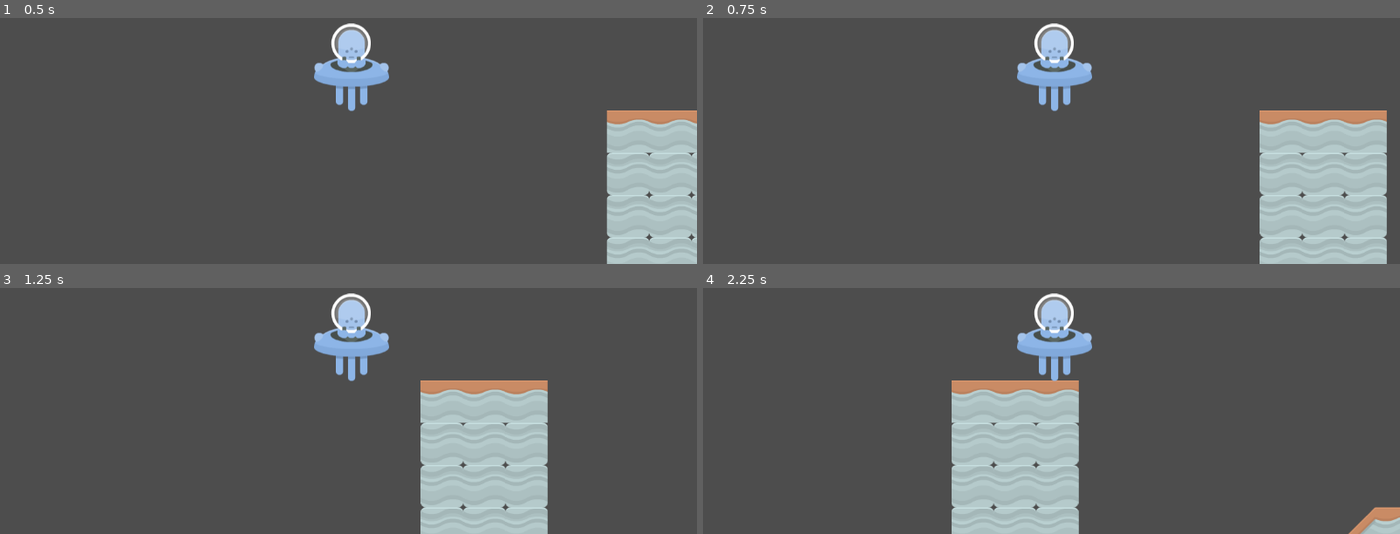
Above: before the commit, frames 1-4 (two rows, left to right).
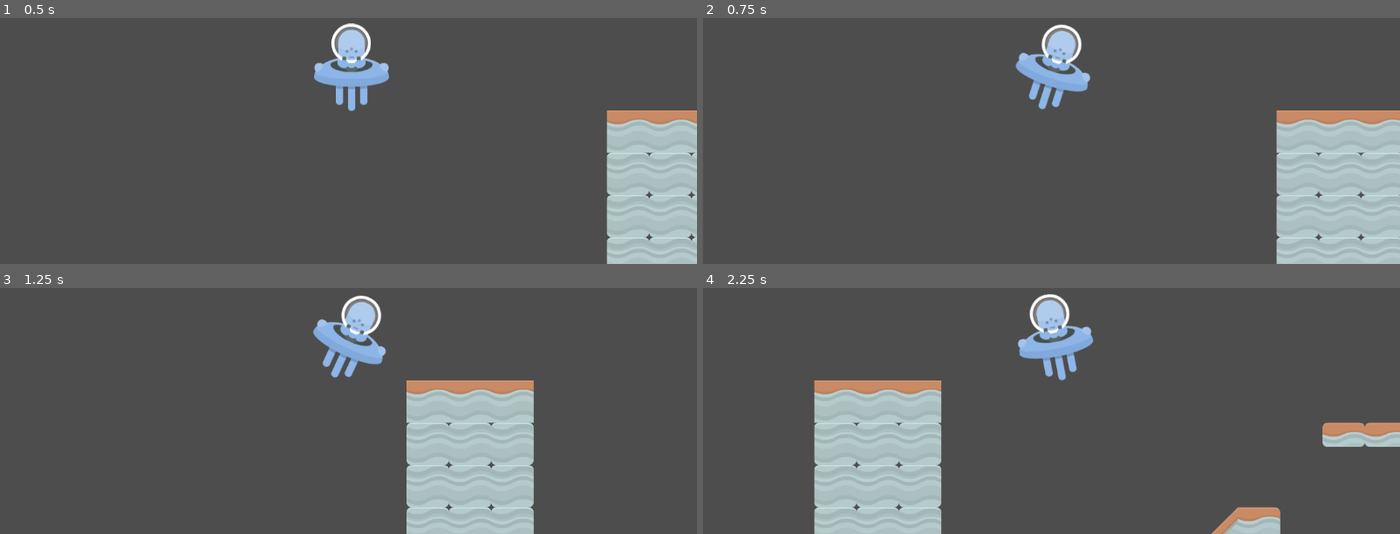
Above: after the commit, the same moments.

Repository: AlekssandherMax/godot-course
Game: Godot game, scene res://world.tscn
The game is run twice, just before and just after one commit, with the same random seed, the same clock (stepped at 60 frames per second) and the same inputs.
Inputs:
- Up to frame 1 (0.5 s): no input
- Up to frame 2 (0.75 s): tap Enter (ui_accept) at 0.5 s; hold Right (ui_right) from 0.53 s (still down)
- Up to frame 3 (1.25 s): keep holding Right (ui_right); tap Enter (ui_accept) at 0.77 s
- Up to frame 4 (2.25 s): tap Enter (ui_accept) at 1.52 s; release Right (ui_right) at 2.03 s; hold Left (ui_left) from 2.03 s (still down)

Frame 1 is identical in both runs. In frame 2, 4.7% of the frame differs, in the area x 44-100%, y 2-100%; in frame 3, 4.7%; in frame 4, 27%, in the area x 15-100%, y 2-100%.

Commit message:
godot

Diff:
--- a/godot-course/trilha-godot/plataformIndustrial/script/player.gd
+++ b/godot-course/trilha-godot/plataformIndustrial/script/player.gd
@@ -1,6 +1,8 @@
 extends CharacterBody2D
 
-@export var speed = 3
+@export var speed = 4
+@export_range(0, 1) var lerpVector = 0.1
+@onready var sprite = %sprite
 
 # Get the gravity from the project settings to be synced with RigidBody nodes.
 func _physics_process(delta):
@@ -9,5 +11,7 @@
 	#velocity = direction * speed * 150
 
 	var targetVelocity = direction * speed * 150
-	velocity = lerp(velocity, targetVelocity, 0.5)
+	velocity = lerp(velocity, targetVelocity, lerpVector)
 	move_and_slide()
+	var target_rotation = direction.x * 25
+	sprite.rotation_degrees = lerp(sprite.rotation_degrees, target_rotation, lerpVector)
--- a/godot-course/trilha-godot/plataformIndustrial/world.tscn
+++ b/godot-course/trilha-godot/plataformIndustrial/world.tscn
@@ -15,11 +15,14 @@
 layer_0/name = "terrain"
 layer_0/tile_data = PackedInt32Array(524288, 262144, 1, 524289, 262144, 1, 524290, 262144, 1, 524291, 262144, 1, 524292 …(9581 unchanged characters)…
 layer_1/name = "background"
+layer_1/z_index = 1
 layer_1/tile_data = PackedInt32Array(327713, 524288, 4, 327712, 524288, 4, 33, 524288, 4, 32, 524288, 4, 327718, 393216, 4)
 layer_2/name = "front"
-layer_2/tile_data = PackedInt32Array()
+layer_2/z_index = 3
+layer_2/tile_data = PackedInt32Array(262222, 589824, 6, 262223, 589824, 6, 262224, 589824, 6, 262225, 589824, 6, 262226, 589824, 6, 262227, 589824, 6, 196691, 589824, 6, 131155, 589824, 6, 65618, 589824, 6, 82, 589824, 6, 81, 589824, 6, 65616, 589824, 6, 65615, 589824, 6, 65614, 589824, 6, 131150, 589824, 6, 196686, 589824, 6, 131154, 589824, 6, 196690, 589824, 6, 65617, 589824, 6, 80, 589824, 6, -130993, 589824, 6, -65457, 589824, 6, -130994, 589824, 6, -65458, 589824, 6, 78, 589824, 6, 79, 589824, 6, -130992, 589824, 6, -65456, 589824, 6, -130991, 589824, 6, -65455, 589824, 6, -130990, 589824, 6, -65454, 589824, 6, -130989, 589824, 6, -65453, 589824, 6, 83, 589824, 6, 65619, 589824, 6, 196689, 589824, 6, 131153, 589824, 6, 131152, 589824, 6, 131151, 589824, 6, 196687, 589824, 6, 196688, 589824, 6)
 
 [node name="player" type="CharacterBody2D" parent="."]
+z_index = 1
 position = Vector2(278, 0)
 motion_mode = 1
 script = ExtResource("2_ycdmx")
@@ -27,7 +30,8 @@
 [node name="CollisionShape2D" type="CollisionShape2D" parent="player"]
 shape = SubResource("CircleShape2D_16kby")
 
-[node name="ShipBlueManned" type="Sprite2D" parent="player"]
+[node name="sprite" type="Sprite2D" parent="player"]
+unique_name_in_owner = true
 position = Vector2(0, -1)
 texture = ExtResource("3_b0iys")
 
